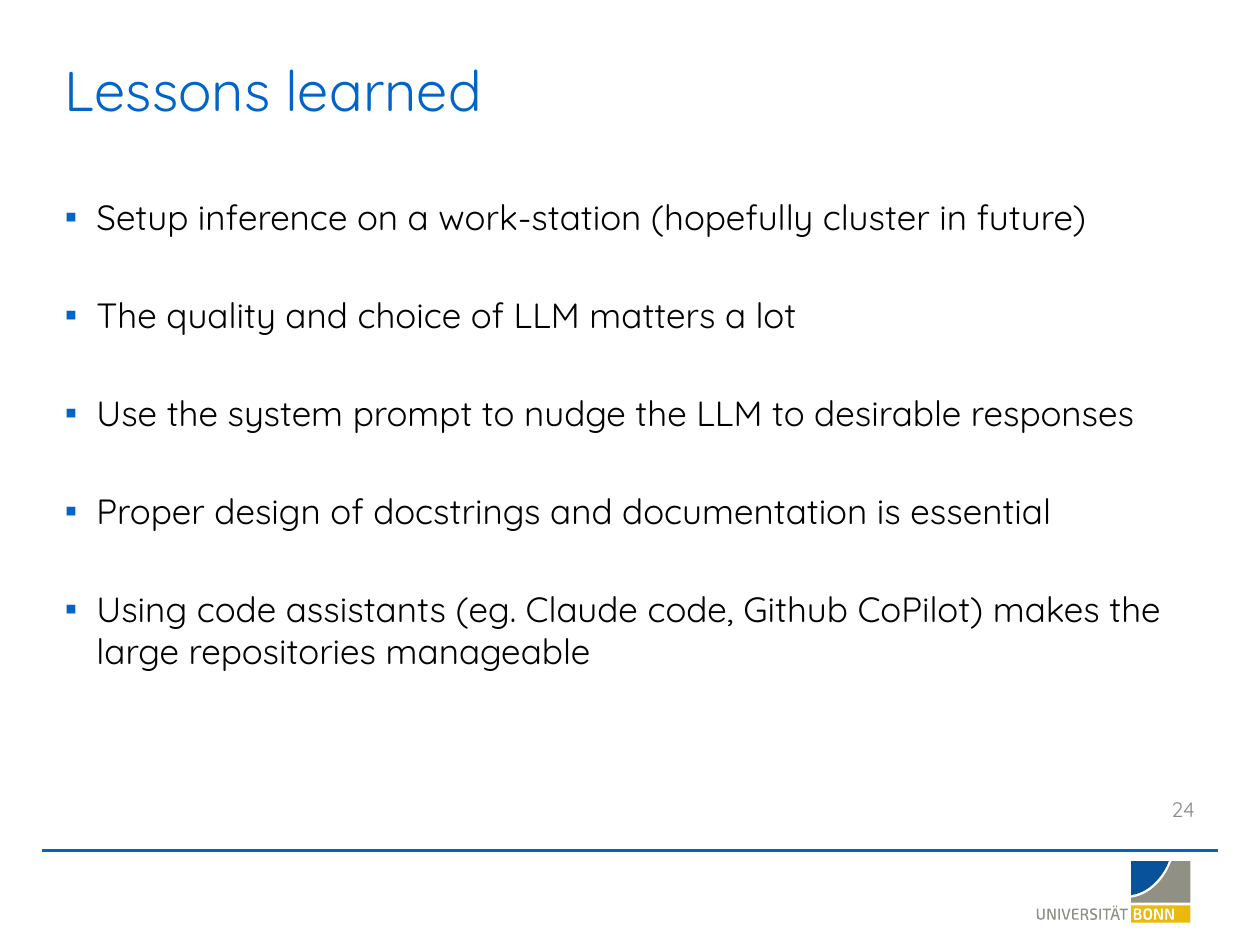
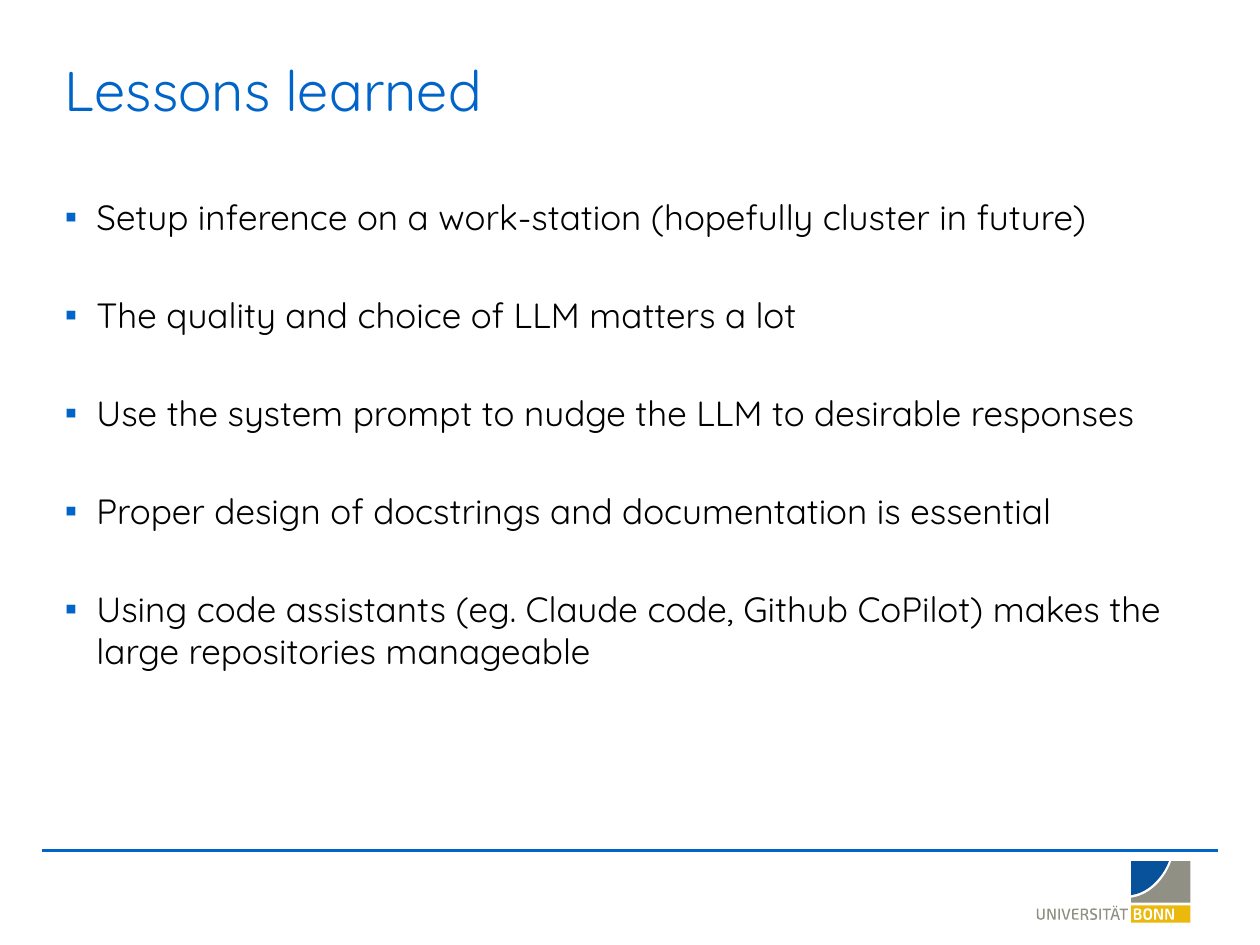
Before and after one commit to LSI-Uni-Bonn/ChemicHAL, a slide deck: slide 22 of slides/AI_Agent_Explainability.pptx (slide 24 before the commit). Drawn at 1260x945 pixels with LibreOffice and Linux fonts; fonts in the diff are those of the drawing; background and template pictures are left out. Boxes give left, top, right and bottom in pixels: in the first picture for what was removed or moved away, otherwise in the second. Text is boxed around its words. In the diff, an @@ line names an element or a change of style, - is before the commit and + after.

```diff
--- a/slides/AI_Agent_Explainability.pptx
+++ b/slides/AI_Agent_Explainability.pptx
@@ page number removed at bbox=[1171, 802, 1195, 817] @@
-24
```
Also in this commit, not shown: 23 other slides changed.
